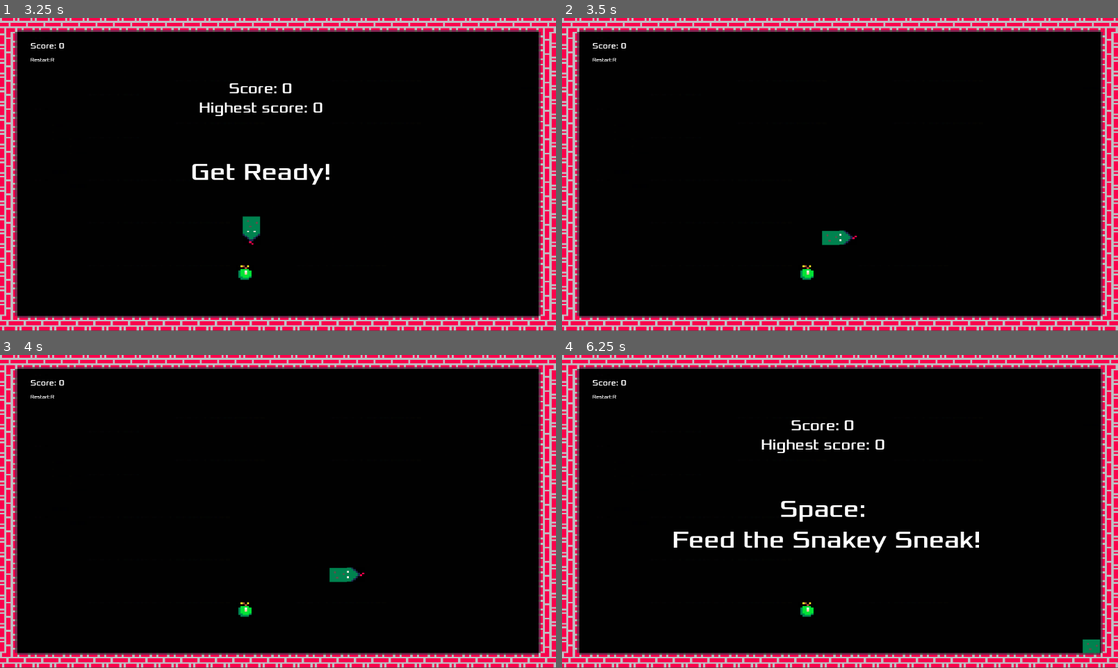
Above: before the commit, frames 1-4 (two rows, left to right).
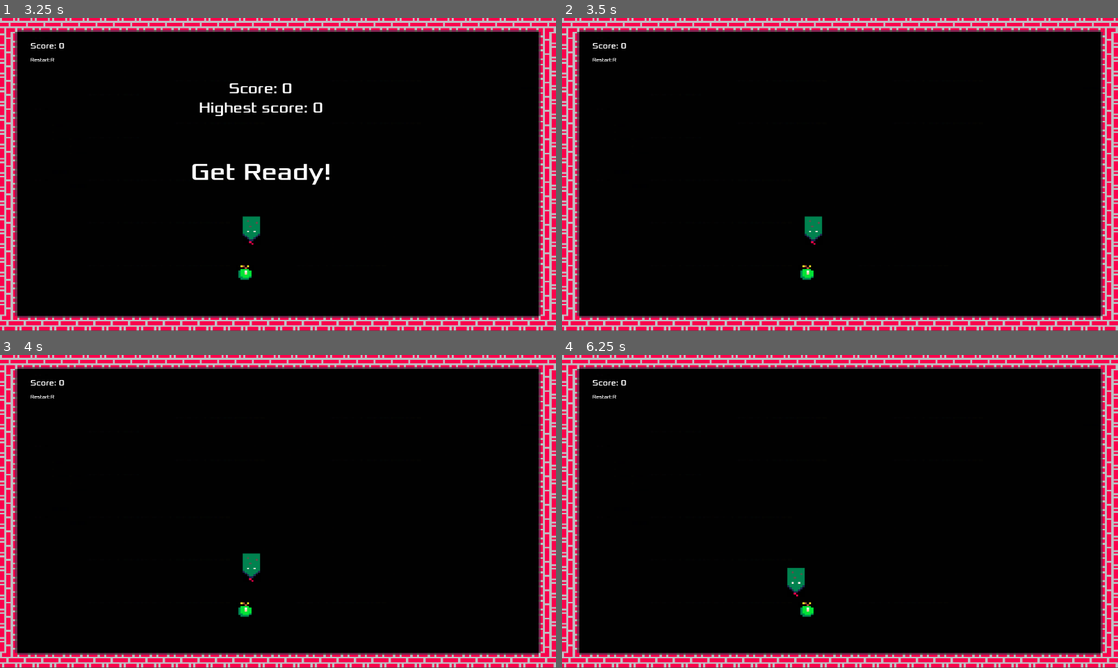
Above: after the commit, the same moments.

Repository: Schumert/SnakeGame2d
Game: Godot game, scene res://main.tscn
Two runs of this game, one before a commit and one after it. Both use one fixed random seed, a clock stepped at 60 frames per second and the inputs below.
Inputs:
- Up to frame 1 (3.25 s): tap Enter (ui_accept) at 0.5, 0.77, 1.52, 2.75, 3.02 s; hold Right (ui_right) 0.53-1.28 s; hold Down (ui_down) 1.28-2.03 s; hold Right (ui_right) 2.03-2.78 s; hold Up (ui_up) from 2.78 s (still down)
- Up to frame 2 (3.5 s): keep holding Up (ui_up)
- Up to frame 3 (4 s): release Up (ui_up) at 3.53 s; hold Left (ui_left) from 3.53 s (still down); tap Enter (ui_accept) at 3.77 s
- Up to frame 4 (6.25 s): tap Enter (ui_accept) at 4.52, 6.02 s; release Left (ui_left) at 5.03 s; hold Down (ui_down) 5.03-5.78 s; hold Right (ui_right) from 5.78 s (still down)

Frame 1 is identical in both runs. In frame 2, 0.5% of the frame differs, in the area x 43-54%, y 63-73%; in frame 3, 0.5%; in frame 4, 2.4%, in the area x 20-97%, y 20-96%.

Commit message:
Time reset
.

Diff:
--- a/main.gd
+++ b/main.gd
@@ -3,7 +3,7 @@
 var snake_parts = []
 var _rotation_degree = 0
 var score = 0
-var speed_multi = 1
+
 const SAVEFILE = "user://savefile.save"
 var highest_score = 0
 
@@ -67,7 +67,7 @@
 func _game_over():
 	$Timer.stop()
 	#get_tree().call_group("foods", "queue_free")
-
+	$Timer.wait_time = 1
 	#$Snake/CollisionShape2D.set_deferred("disabled", true)
 	save_score()
 	if score > highest_score:
